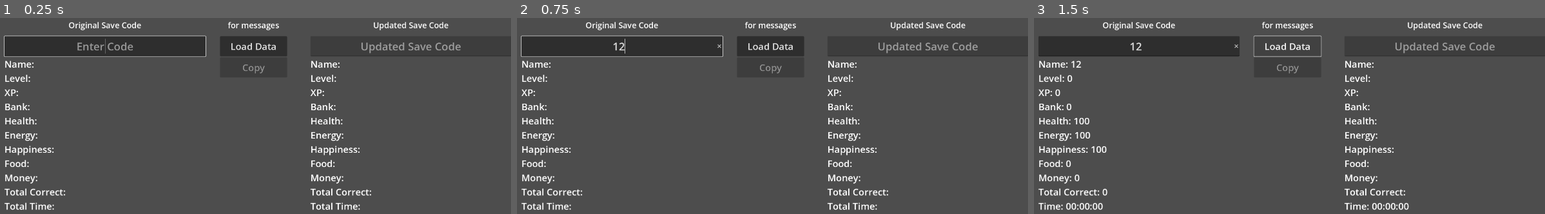
Above: before the commit, frames 1-3 (left to right).
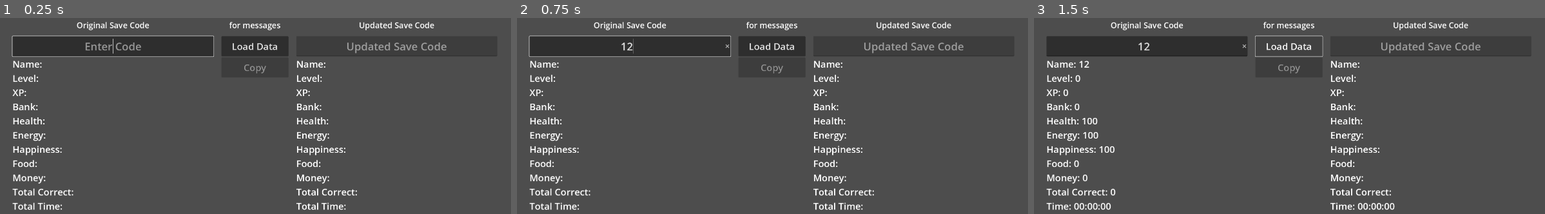
Above: after the commit, the same moments.

Repository: jweimerjr46/update-stats
Game: Godot game, scene res://main_menu.tscn
Two runs of this game, one before a commit and one after it. Both use one fixed random seed, a clock stepped at 60 frames per second and the inputs below.
Inputs (mouse positions are in pixels of both pictures, inside the frame that each line leads up to):
- Up to frame 1 (0.25 s): no input
- Up to frame 2 (0.75 s): click (624, 45) at 0.52 s; type "12" at 0.6 s
- Up to frame 3 (1.5 s): click "Load Data" at 1.25 s

The runs differ from the first frame. In frame 1, 5.9% of the frame differs, in the area x 0-100%, y 1-99%; in frame 2, 5.8%; in frame 3, 6.4%.

Commit message:
continuing with the UI

Diff:
--- a/MainMenu.gd
+++ b/MainMenu.gd
@@ -261,4 +261,4 @@
 func _on_copy_new_code_button_pressed():
 	#$HBoxContainer/MarginContainer2/VBoxContainerAfter/GameCodeNew.text = encode_data()
 	#$HBoxContainer/MarginContainer2/VBoxContainerAfter/GameCodeNew.text = "hello"
-	DisplayServer.clipboard_set($HBoxContainer/MarginContainer2/VBoxContainerAfter/GameCodeNew.text)
+	DisplayServer.clipboard_set(game_code_updated.text)
--- a/main_menu.tscn
+++ b/main_menu.tscn
@@ -27,8 +27,9 @@
 
 [node name="MarginContainer" type="MarginContainer" parent="HBoxContainer"]
 layout_mode = 2
-theme_override_constants/margin_left = 33
+theme_override_constants/margin_left = 20
 theme_override_constants/margin_top = 0
+theme_override_constants/margin_right = 0
 
 [node name="VBoxContainerBefore" type="VBoxContainer" parent="HBoxContainer/MarginContainer"]
 layout_mode = 2
@@ -135,11 +136,11 @@
 vertical_alignment = 1
 
 [node name="VBoxContainer" type="VBoxContainer" parent="HBoxContainer"]
-custom_minimum_size = Vector2(0, 400)
+custom_minimum_size = Vector2(300, 400)
 layout_mode = 2
 
 [node name="MessageLabel" type="Label" parent="HBoxContainer/VBoxContainer"]
-custom_minimum_size = Vector2(350, 75)
+custom_minimum_size = Vector2(300, 75)
 layout_mode = 2
 size_flags_horizontal = 4
 theme_override_font_sizes/font_size = 30
@@ -167,8 +168,7 @@
 
 [node name="MarginContainer2" type="MarginContainer" parent="HBoxContainer"]
 layout_mode = 2
-theme_override_constants/margin_left = 33
-theme_override_constants/margin_top = 0
+theme_override_constants/margin_right = 10
 
 [node name="VBoxContainerAfter" type="VBoxContainer" parent="HBoxContainer/MarginContainer2"]
 layout_mode = 2
